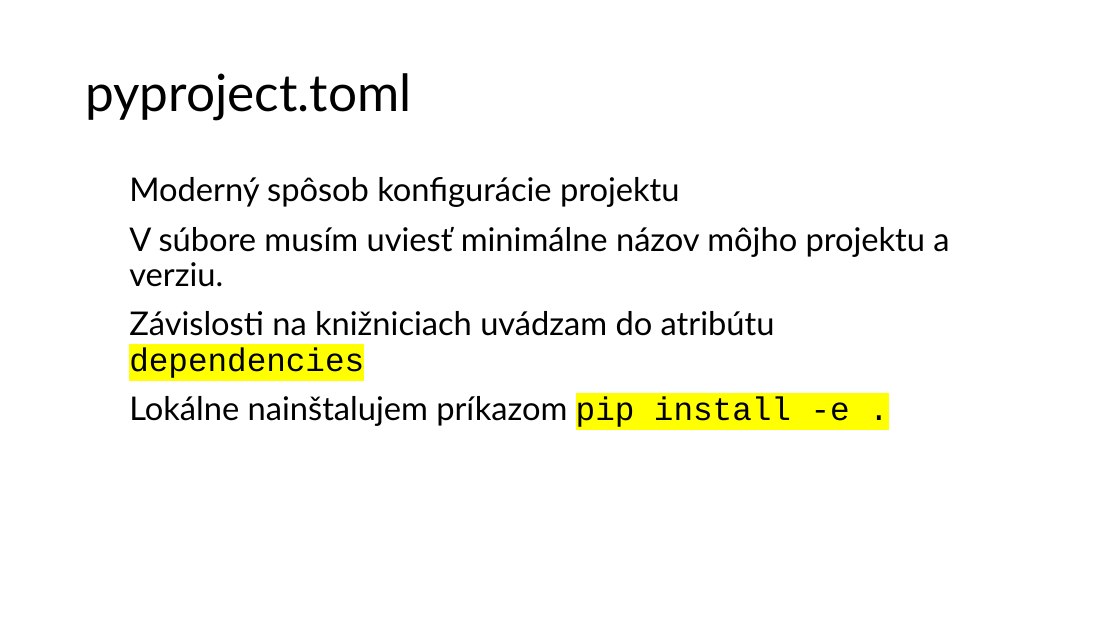
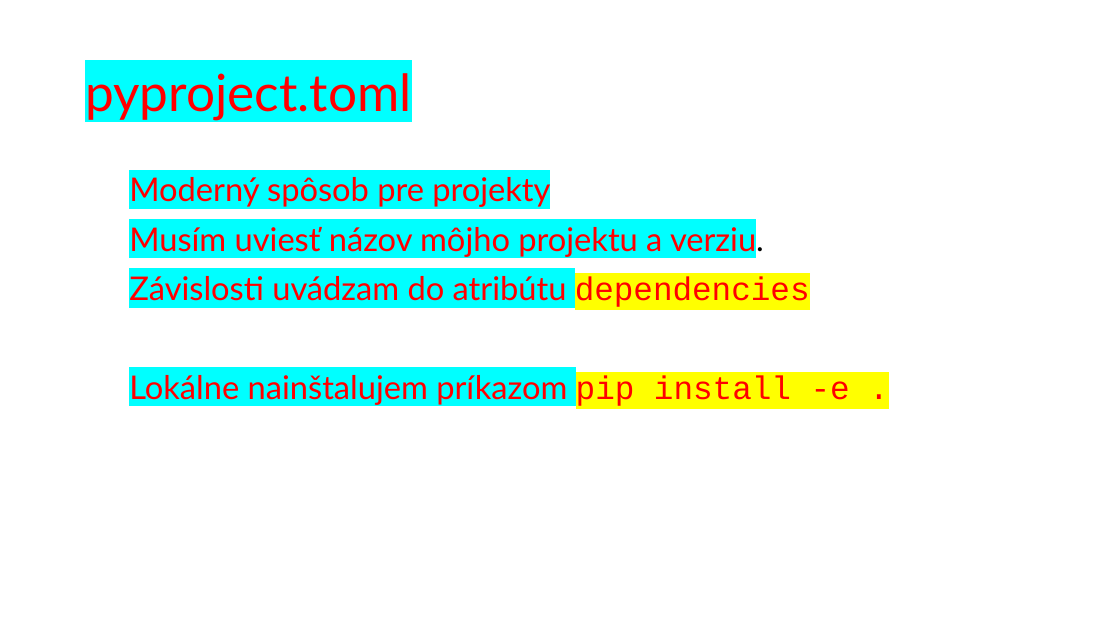
Before and after one commit to wagjo/oop, a slide deck: slide 7 of prezentacie/p05w.pptx. Drawn at 1120x630 pixels with LibreOffice and Linux fonts; fonts in the diff are those of the drawing. Boxes give left, top, right and bottom in pixels: in the first picture for what was removed or moved away, otherwise in the second. Text is boxed around its words. In the diff, an @@ line names an element or a change of style, - is before the commit and + after.

```diff
--- a/prezentacie/p05w.pptx
+++ b/prezentacie/p05w.pptx
@@ title "pyproject.toml" at [85, 73, 411, 120]: text colour #000000 to #FF0000, highlight none to #00FFFF @@
@@ text at [129, 177, 810, 307]: text changed; text colour #000000 to #FF0000 @@
-Moderný spôsob konfigurácie projektu
-V súbore musím uviesť minimálne názov môjho projektu a verziu.
-Závislosti na knižniciach uvádzam do atribútu dependencies
+Moderný spôsob pre projekty
+Musím uviesť názov môjho projektu a verziu.
+Závislosti uvádzam do atribútu dependencies
@@ text at [129, 375, 850, 406]: text colour #000000 to #FF0000 in "Lokálne nainštalujem príkazom pip install -e ."; highlight none to #00FFFF in "Lokálne nainštalujem príkazom" @@
```
Also in this commit, not shown: 5 other slides changed, 10 other files.
